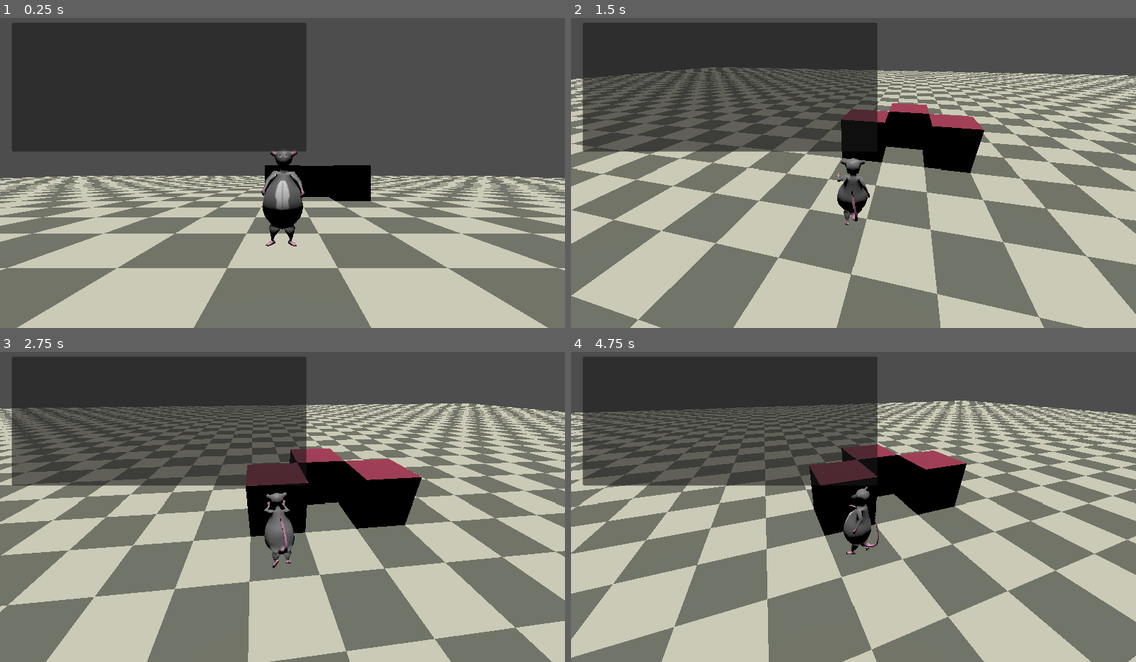
Above: before the commit, frames 1-4 (two rows, left to right).
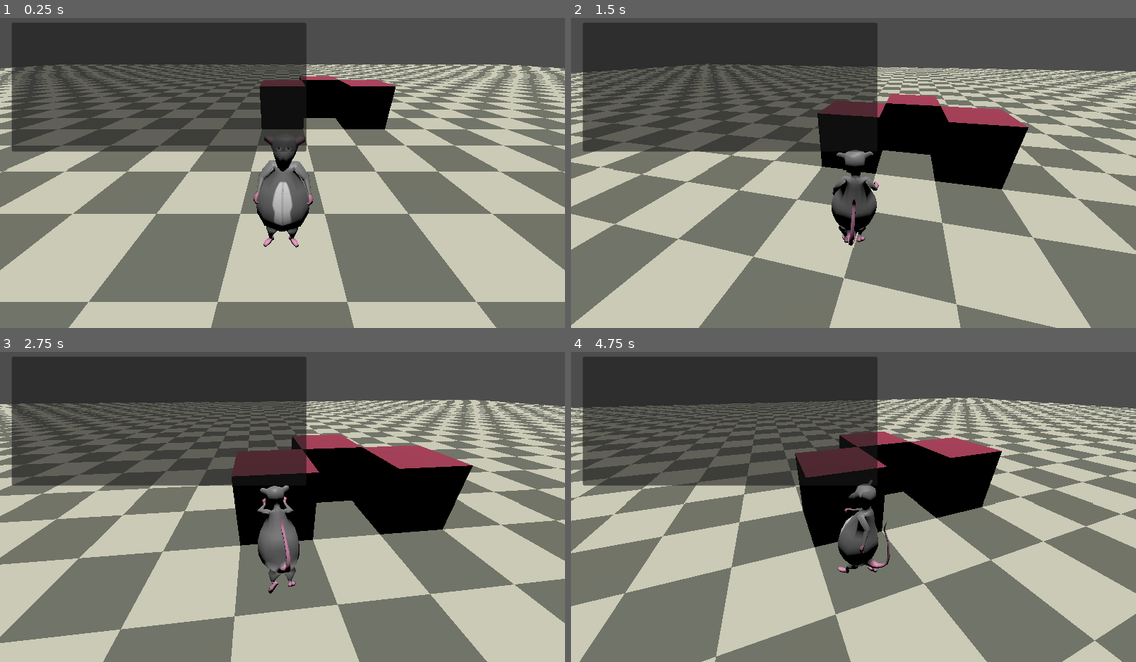
Above: after the commit, the same moments.

Repository: carsonthorne/gumpjam-2026
Game: Godot game, scene res://scenes/main.tscn
The game is run twice, just before and just after one commit, with the same random seed, the same clock (stepped at 60 frames per second) and the same inputs.
Inputs (mouse positions are in pixels of both pictures, inside the frame that each line leads up to):
- Up to frame 1 (0.25 s): no input
- Up to frame 2 (1.5 s): move the mouse to (881, 166) at 0.52 s; hold Shift (run) 0.53-1.28 s; hold W (move_forward) from 0.53 s (still down); click (881, 166) at 0.67 s; tap Mouse wheel up (wheel_up, bound only before the commit) at 0.8, 1.35 s; move the mouse to (825, 169) at 1.27 s; click (825, 169) at 1.42 s
- Up to frame 3 (2.75 s): keep holding W (move_forward); tap Shift (run) at 1.55 s; move the mouse to (293, 497) at 2.02 s; hold E (interact) from 2.03 s (still down); click (293, 497) at 2.17 s; tap Mouse wheel up (wheel_up, bound only before the commit) at 2.3 s
- Up to frame 4 (4.75 s): move the mouse to (847, 507) at 2.77 s; release E (interact) at 2.78 s; tap Shift (run) at 2.85, 4.55 s; click (847, 507) at 2.92 s; move the mouse to (893, 507) at 3.52 s; hold Tab (toggle_mouse_capture) 3.53-4.28 s; click (893, 507) at 3.67 s; tap Mouse wheel up (wheel_up, bound only before the commit) at 3.8, 4.35 s; tap Enter at 4.25 s; move the mouse to (684, 457) at 4.27 s; release W (move_forward) at 4.28 s; hold A (move_left) from 4.28 s (still down); click (684, 457) at 4.42 s

The runs differ from the first frame. In frame 1, 53% of the frame differs, in the area x 0-100%, y 15-100%; in frame 2, 48%; in frame 3, 43%; in frame 4, 45%.

Commit message:
Remove spring arm camera collision
Replace the spring arm collision camera with a fixed camera target on CameraPivot, rename the orbit script, and remove unused wheel zoom input actions.

Also allow running when Shift is held before movement starts.

Diff:
--- a/StateMachine/PlayerStateMachine/States/idle.gd
+++ b/StateMachine/PlayerStateMachine/States/idle.gd
@@ -16,4 +16,7 @@
 	calculate_velocity(SPEED, direction, delta)
 
 	if direction != Vector3.ZERO:
-		finished.emit("Walk")
+		if Input.is_action_pressed("run"):
+			finished.emit("Run")
+		else:
+			finished.emit("Walk")
--- a/StateMachine/PlayerStateMachine/States/walk.gd
+++ b/StateMachine/PlayerStateMachine/States/walk.gd
@@ -15,3 +15,5 @@
 
 	if direction == Vector3.ZERO:
 		finished.emit("Idle")
+	elif Input.is_action_pressed("run"):
+		finished.emit("Run")
--- a/project.godot
+++ b/project.godot
@@ -56,16 +56,6 @@
 "events": [Object(InputEventKey,"resource_local_to_scene":false,"resource_name":"","device":-1,"window_id":0,"alt_press …(192 unchanged characters)…
 ]
 }
-wheel_up={
-"deadzone": 0.2,
-"events": [Object(InputEventMouseButton,"resource_local_to_scene":false,"resource_name":"","device":-1,"window_id":0,"alt_pressed":false,"shift_pressed":false,"ctrl_pressed":false,"meta_pressed":false,"button_mask":0,"position":Vector2(0, 0),"global_position":Vector2(0, 0),"factor":1.0,"button_index":4,"canceled":false,"pressed":false,"double_click":false,"script":null)
-]
-}
-wheel_down={
-"deadzone": 0.2,
-"events": [Object(InputEventMouseButton,"resource_local_to_scene":false,"resource_name":"","device":-1,"window_id":0,"alt_pressed":false,"shift_pressed":false,"ctrl_pressed":false,"meta_pressed":false,"button_mask":0,"position":Vector2(0, 0),"global_position":Vector2(0, 0),"factor":1.0,"button_index":5,"canceled":false,"pressed":false,"double_click":false,"script":null)
-]
-}
 toggle_mouse_capture={
 "deadzone": 0.2,
 "events": [Object(InputEventKey,"resource_local_to_scene":false,"resource_name":"","device":-1,"window_id":0,"alt_press …(195 unchanged characters)…
--- a/scenes/player.tscn
+++ b/scenes/player.tscn
@@ -2,7 +2,7 @@
 
 [ext_resource type="Script" uid="uid://dxtu1610kaksb" path="res://scripts/player.gd" id="1_3vyb7"]
 [ext_resource type="PackedScene" uid="uid://dhddplnkpdqjl" path="res://scenes/character_model.tscn" id="2_d2wvv"]
-[ext_resource type="Script" uid="uid://cnim4jug51ht7" path="res://scripts/camera_spring_arm.gd" id="2_g2els"]
+[ext_resource type="Script" path="res://scripts/camera_orbit.gd" id="2_g2els"]
 [ext_resource type="Script" uid="uid://jysp2jfgrx56" path="res://scripts/camera_follow.gd" id="3_qhqgy"]
 [ext_resource type="Script" uid="uid://ch16tcdy8uxum" path="res://StateMachine/PlayerStateMachine/player_state_machine.gd" id="4_y4r1p"]
 [ext_resource type="Script" uid="uid://bhdm5bilaxa5j" path="res://StateMachine/PlayerStateMachine/States/idle.gd" id="5_d2wvv"]
@@ -25,12 +25,9 @@
 radius = 0.20507813
 height = 1.2592773
 
-[sub_resource type="SphereShape3D" id="SphereShape3D_qhqgy"]
-radius = 0.6
-
 [node name="Player" type="CharacterBody3D" unique_id=160821695 node_paths=PackedStringArray("camera") groups=["player"]]
 script = ExtResource("1_3vyb7")
-camera = NodePath("SpringArmPivot/Camera3D")
+camera = NodePath("CameraPivot/Camera3D")
 
 [node name="Pivot" type="Node3D" parent="." unique_id=1663565421]
 
@@ -50,22 +47,18 @@
 transform = Transform3D(1, 0, 0, 0, 1, 0, 0, 0, 1, 0, 0.6825025, 0)
 shape = SubResource("CapsuleShape3D_hqe12")
 
-[node name="SpringArmPivot" type="Node3D" parent="." unique_id=1263533875]
+[node name="CameraPivot" type="Node3D" parent="." unique_id=1263533875]
 transform = Transform3D(1, 0, 0, 0, 1, 0, 0, 0, 1, 0, 0.8954823, 0)
 script = ExtResource("2_g2els")
 min_vertical_angle = -0.5235987755982988
 max_vertical_angle = -0.5235987755982988
 
-[node name="SpringArm3D" type="SpringArm3D" parent="SpringArmPivot" unique_id=1242466281]
-shape = SubResource("SphereShape3D_qhqgy")
-spring_length = 3.0
-margin = 0.1
+[node name="CameraPosition" type="Node3D" parent="CameraPivot" unique_id=537663041]
+transform = Transform3D(1, 0, 0, 0, 1, 0, 0, 0, 1, 0, 0, 2)
 
-[node name="SpringPosition" type="Node3D" parent="SpringArmPivot/SpringArm3D" unique_id=537663041]
-
-[node name="Camera3D" type="Camera3D" parent="SpringArmPivot" unique_id=597457733 node_paths=PackedStringArray("spring_arm")]
+[node name="Camera3D" type="Camera3D" parent="CameraPivot" unique_id=597457733 node_paths=PackedStringArray("target")]
 script = ExtResource("3_qhqgy")
-spring_arm = NodePath("../SpringArm3D/SpringPosition")
+target = NodePath("../CameraPosition")
 lerp_power = 6.0
 
 [node name="StateMachine" type="Node" parent="." unique_id=116887412 node_paths=PackedStringArray("character_model", "start_state")]
@@ -75,24 +68,24 @@
 
 [node name="Idle" type="Node" parent="StateMachine" unique_id=111256956 node_paths=PackedStringArray("camera")]
 script = ExtResource("5_d2wvv")
-camera = NodePath("../../SpringArmPivot/Camera3D")
+camera = NodePath("../../CameraPivot/Camera3D")
 
 [node name="Walk" type="Node" parent="StateMachine" unique_id=1894039949 node_paths=PackedStringArray("camera")]
 script = ExtResource("6_3v2ag")
-camera = NodePath("../../SpringArmPivot/Camera3D")
+camera = NodePath("../../CameraPivot/Camera3D")
 
 [node name="Run" type="Node" parent="StateMachine" unique_id=775724778 node_paths=PackedStringArray("camera")]
 script = ExtResource("7_jej6c")
-camera = NodePath("../../SpringArmPivot/Camera3D")
+camera = NodePath("../../CameraPivot/Camera3D")
 
 [node name="Push_start" type="Node" parent="StateMachine" unique_id=1654826503 node_paths=PackedStringArray("camera")]
 script = ExtResource("8_f1ej7")
-camera = NodePath("../../SpringArmPivot/Camera3D")
+camera = NodePath("../../CameraPivot/Camera3D")
 
 [node name="Pushing" type="Node" parent="StateMachine" unique_id=125230840 node_paths=PackedStringArray("camera")]
 script = ExtResource("9_oprun")
-camera = NodePath("../../SpringArmPivot/Camera3D")
+camera = NodePath("../../CameraPivot/Camera3D")
 
 [node name="Push_end" type="Node" parent="StateMachine" unique_id=818840710 node_paths=PackedStringArray("camera")]
 script = ExtResource("10_a8ls1")
-camera = NodePath("../../SpringArmPivot/Camera3D")
+camera = NodePath("../../CameraPivot/Camera3D")
--- a/scripts/camera_follow.gd
+++ b/scripts/camera_follow.gd
@@ -1,7 +1,10 @@
 extends Camera3D
 
-@export var spring_arm: Node3D
+@export var target: Node3D
 @export var lerp_power: float = 1.0
 
 func _process(delta: float) -> void:
-	position = lerp(position, spring_arm.position, delta*lerp_power)
+	if target == null:
+		return
+
+	position = lerp(position, target.position, delta * lerp_power)
--- a/scripts/camera_spring_arm.gd
+++ b/scripts/camera_orbit.gd
@@ -4,11 +4,10 @@
 @export_range(-90.0, 90.0, 0.1, "radians_as_degrees") var min_vertical_angle: float = -PI/2
 @export_range(-90.0, 90.0, 0.1, "radians_as_degrees") var max_vertical_angle: float = PI/4
 
-@onready var spring_arm := $SpringArm3D
-
 # Called when the node enters the scene tree for the first time.
 func _ready() -> void:
 	Input.set_mouse_mode(Input.MOUSE_MODE_CAPTURED)
+	rotation.x = clamp(rotation.x, min_vertical_angle, max_vertical_angle)
 
 
 func _unhandled_input(event: InputEvent) -> void:
@@ -20,19 +19,6 @@
 		rotation.x -= event.relative.y * mouse_sensitivity
 		rotation.x = clamp(rotation.x, min_vertical_angle, max_vertical_angle)
 
-	if event.is_action_pressed("wheel_up"):
-		spring_arm.spring_length -= 1
-	if event.is_action_pressed("wheel_up"):
-		spring_arm.spring_length += 1
-
-	if event is InputEventPanGesture:
-		if event.delta.y < 0:
-			#zoom_in(abs(event.delta.y) * trackpad_zoom_speed)
-			spring_arm.spring_length -= 0.1
-		elif event.delta.y > 0:
-			#zoom_out(abs(event.delta.y) * trackpad_zoom_speed)
-			spring_arm.spring_length += 0.1
-
 	if event.is_action_pressed("toggle_mouse_capture"):
 		if Input.mouse_mode == Input.MOUSE_MODE_CAPTURED:
 			Input.set_mouse_mode(Input.MOUSE_MODE_VISIBLE)
--- a/scripts/player.gd
+++ b/scripts/player.gd
@@ -272,22 +272,22 @@
 
 func _counter_brace_camera_motion(motion: Vector3) -> void:
 	motion.y = 0.0
-	if motion.length_squared() == 0.0 or not has_node("SpringArmPivot"):
-		return
-
-	var spring_arm_pivot: Node3D = $SpringArmPivot
-	spring_arm_pivot.position.x -= motion.x
-	spring_arm_pivot.position.z -= motion.z
+	if motion.length_squared() == 0.0 or not has_node("CameraPivot"):
+		return
+
+	var camera_pivot: Node3D = $CameraPivot
+	camera_pivot.position.x -= motion.x
+	camera_pivot.position.z -= motion.z
 
 func _update_brace_camera_offset(delta: float) -> void:
-	if not has_node("SpringArmPivot"):
-		return
-
-	var spring_arm_pivot: Node3D = $SpringArmPivot
-	var current_offset := Vector3(spring_arm_pivot.position.x, 0.0, spring_arm_pivot.position.z)
+	if not has_node("CameraPivot"):
+		return
+
+	var camera_pivot: Node3D = $CameraPivot
+	var current_offset := Vector3(camera_pivot.position.x, 0.0, camera_pivot.position.z)
 	var next_offset := current_offset.move_toward(Vector3.ZERO, brace_camera_return_speed * delta)
-	spring_arm_pivot.position.x = next_offset.x
-	spring_arm_pivot.position.z = next_offset.z
+	camera_pivot.position.x = next_offset.x
+	camera_pivot.position.z = next_offset.z
 
 func _update_brace_visual_offset(delta: float) -> void:
 	var target_offset := Vector3.ZERO
Not shown, added: scripts/camera_orbit.gd.uid
Not shown, removed: scripts/camera_spring_arm.gd.uid
